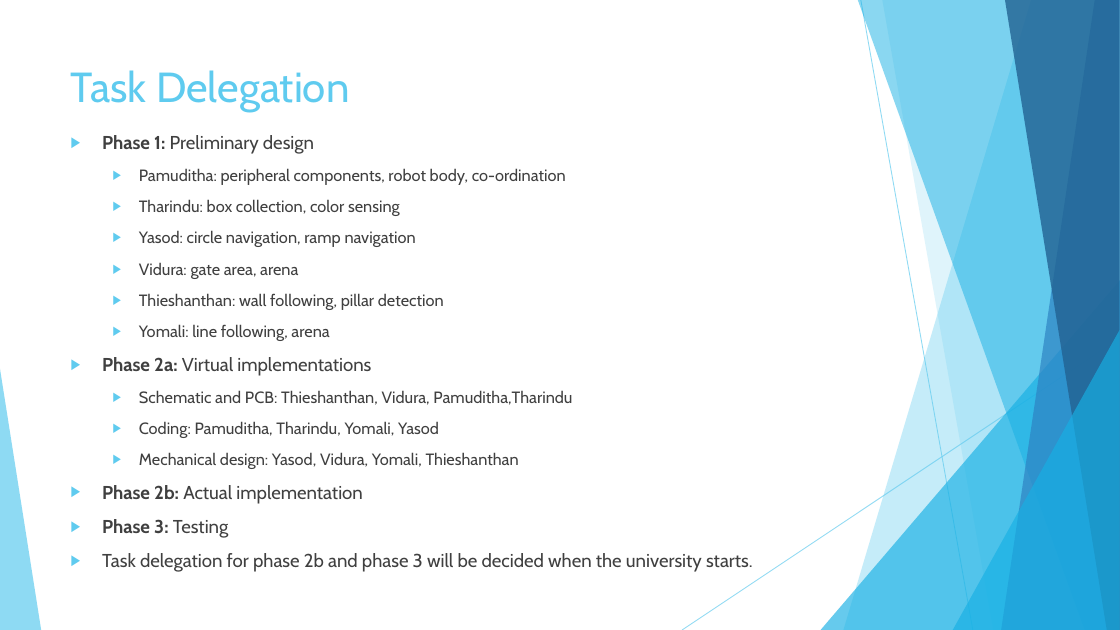
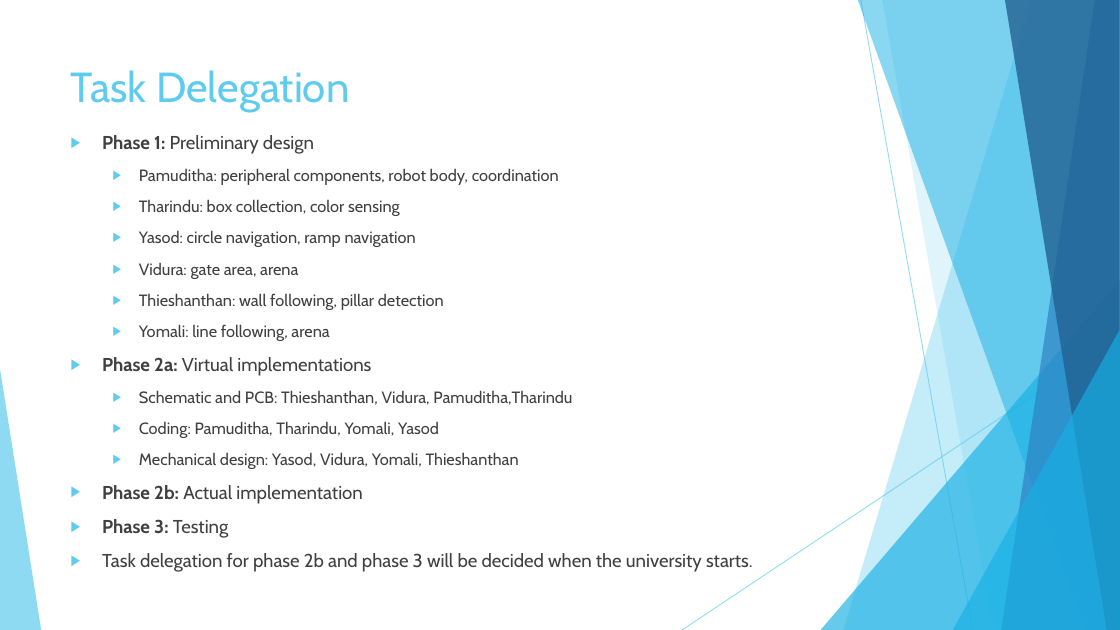
Before and after one commit to PamudithaSomarathne/BASC2020, a slide deck: slide 4 of Documents/ProposalPresentation/Pamuditha.pptx. Drawn at 1120x630 pixels with LibreOffice and Linux fonts; fonts in the diff are those of the drawing. Boxes give left, top, right and bottom in pixels: in the first picture for what was removed or moved away, otherwise in the second. Text is boxed around its words. In the diff, an @@ line names an element or a change of style, - is before the commit and + after.

```diff
--- a/Documents/ProposalPresentation/Pamuditha.pptx
+++ b/Documents/ProposalPresentation/Pamuditha.pptx
@@ text at (x1=139, y1=168, x2=559, y2=185): text changed @@
-  ▶ Pamuditha: peripheral components, robot body, co-ordination
+  ▶ Pamuditha: peripheral components, robot body, coordination
```
Also in this commit, not shown: 1 slide added, 1 slide removed, 4 other files.
